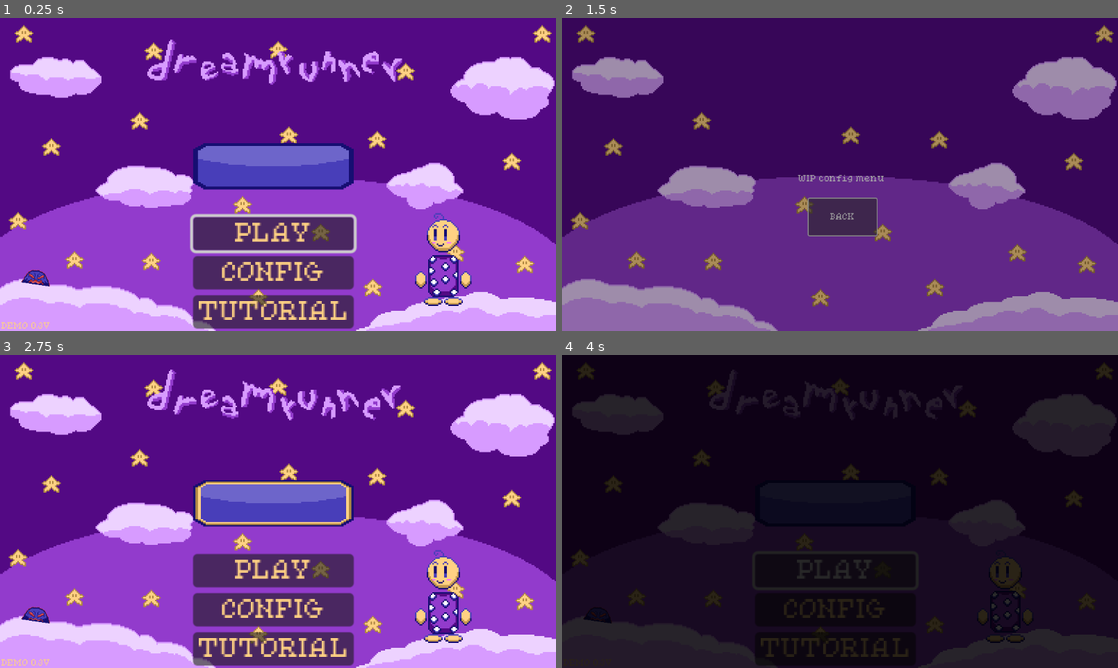
Above: before the commit, frames 1-4 (two rows, left to right).
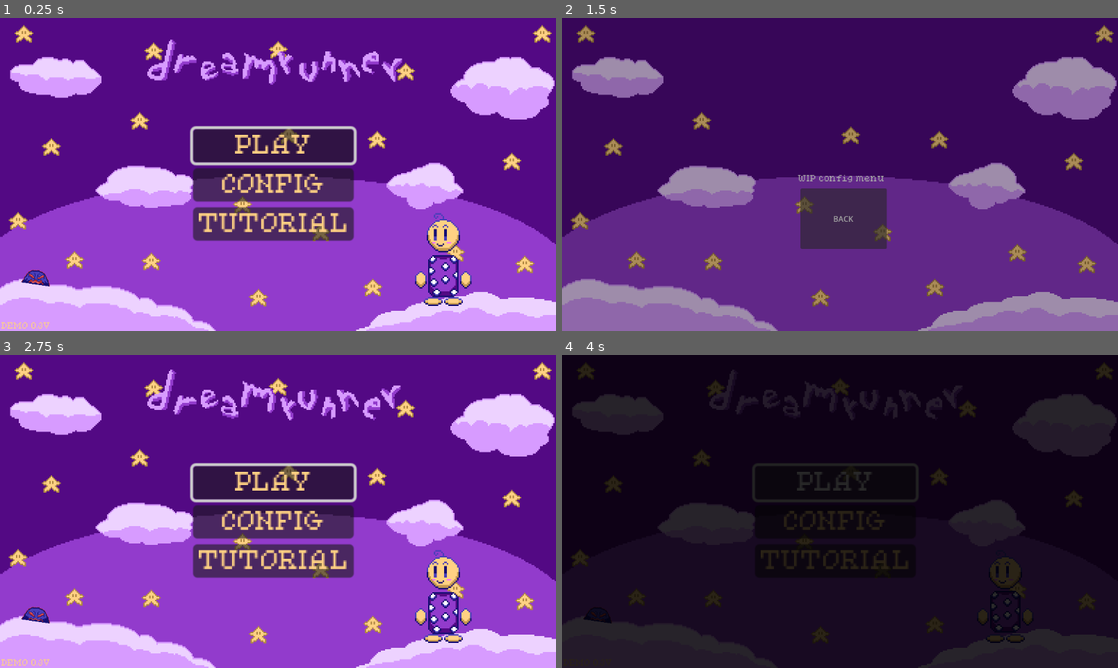
Above: after the commit, the same moments.

Repository: jacio-m/DreamRunner
Game: Godot game, scene res://HUD/main_menu.tscn
Two runs of this game, one before a commit and one after it. Both use one fixed random seed, a clock stepped at 60 frames per second and the inputs below.
Inputs (mouse positions are in pixels of both pictures, inside the frame that each line leads up to):
- Up to frame 1 (0.25 s): no input
- Up to frame 2 (1.5 s): click "CONFIG" at 0.5 s; click "BACK" at 1.25 s
- Up to frame 3 (2.75 s): click (272, 502) at 2.02 s
- Up to frame 4 (4 s): click (834, 502) at 2.77 s; click "PLAY" at 3.5 s

The runs differ from the first frame. In frame 1, 17% of the frame differs, in the area x 34-65%, y 34-100%; in frame 2, 1.7%; in frame 3, 16%; in frame 4, 1.3%.

Commit message:
Still Working on Giving Buttons Texture
Trying to make the button change texture when it's pressed

Diff:
--- a/HUD/config_screen.gd
+++ b/HUD/config_screen.gd
@@ -5,4 +5,5 @@
 	$BackButton.pressed.connect(main_menu)
 
 func main_menu():
+	$BackButton.release_focus()
 	FadeAnimation.fade_to_scene("res://HUD/main_menu.tscn")
--- a/HUD/config_screen.tscn
+++ b/HUD/config_screen.tscn
@@ -1,8 +1,20 @@
-[gd_scene load_steps=4 format=3 uid="uid://d4e0i1sppeo6u"]
+[gd_scene load_steps=10 format=3 uid="uid://d4e0i1sppeo6u"]
 
 [ext_resource type="Script" uid="uid://cgqn4b1fq1vhq" path="res://HUD/config_screen.gd" id="1_xc0qo"]
 [ext_resource type="Texture2D" uid="uid://c4dofmepmfprr" path="res://HUD/Sprites/main_menu1.png" id="2_8ian7"]
 [ext_resource type="FontFile" uid="uid://eiv0e5a5eppv" path="res://HUD/Fonts/PixelatedEleganceRegular-ovyAA.ttf" id="3_lul8w"]
+[ext_resource type="Texture2D" uid="uid://dr4fjb7r0dc2m" path="res://HUD/Sprites/button_idle.png" id="4_nvavp"]
+[ext_resource type="Texture2D" uid="uid://c83ieknepnjjf" path="res://HUD/Sprites/button_pressed.png" id="5_wiqho"]
+[ext_resource type="Texture2D" uid="uid://6wtaq3o10dqt" path="res://HUD/Sprites/button_focused.png" id="6_uqe8c"]
+
+[sub_resource type="StyleBoxTexture" id="StyleBoxTexture_nvavp"]
+texture = ExtResource("6_uqe8c")
+
+[sub_resource type="StyleBoxTexture" id="StyleBoxTexture_wiqho"]
+texture = ExtResource("5_wiqho")
+
+[sub_resource type="StyleBoxTexture" id="StyleBoxTexture_uqe8c"]
+texture = ExtResource("4_nvavp")
 
 [node name="Config" type="Node"]
 script = ExtResource("1_xc0qo")
@@ -21,9 +33,11 @@
 text = "WIP config menu"
 
 [node name="BackButton" type="Button" parent="."]
-offset_left = 511.0
-offset_top = 374.0
-offset_right = 652.0
-offset_bottom = 450.0
-theme_override_fonts/font = ExtResource("3_lul8w")
+offset_left = 494.0
+offset_top = 353.0
+offset_right = 673.0
+offset_bottom = 478.0
+theme_override_styles/focus = SubResource("StyleBoxTexture_nvavp")
+theme_override_styles/pressed = SubResource("StyleBoxTexture_wiqho")
+theme_override_styles/normal = SubResource("StyleBoxTexture_uqe8c")
 text = "BACK"
--- a/HUD/main_menu.tscn
+++ b/HUD/main_menu.tscn
@@ -12,10 +12,7 @@
 [ext_resource type="Texture2D" uid="uid://c7cwnnnifrnu5" path="res://Player/Idle Animation/child_idle4.png" id="5_qvokx"]
 [ext_resource type="Texture2D" uid="uid://b85m4btt0vx5h" path="res://HUD/Sprites/menu_title3.png" id="5_xudqj"]
 [ext_resource type="Script" uid="uid://bdq5iqqq4egxr" path="res://HUD/menu_buttons.gd" id="6_qs2e7"]
-[ext_resource type="Texture2D" uid="uid://dr4fjb7r0dc2m" path="res://HUD/Sprites/button_idle.png" id="7_gf600"]
 [ext_resource type="FontFile" uid="uid://eiv0e5a5eppv" path="res://HUD/Fonts/PixelatedEleganceRegular-ovyAA.ttf" id="7_xudqj"]
-[ext_resource type="Texture2D" uid="uid://c83ieknepnjjf" path="res://HUD/Sprites/button_pressed.png" id="8_tukxf"]
-[ext_resource type="Texture2D" uid="uid://6wtaq3o10dqt" path="res://HUD/Sprites/button_focused.png" id="9_rdytk"]
 [ext_resource type="AudioStream" uid="uid://xp7up1ii6a52" path="res://Sounds/shine-2-268904.mp3" id="14_c5h8u"]
 [ext_resource type="AudioStream" uid="uid://cgcxbnq8no005" path="res://Sounds/shine-4-268912.mp3" id="15_64i8y"]
 
@@ -104,14 +101,6 @@
 size_flags_vertical = 4
 script = ExtResource("6_qs2e7")
 
-[node name="PlayButton2" type="TextureButton" parent="MenuButtons"]
-layout_mode = 2
-action_mode = 0
-texture_normal = ExtResource("7_gf600")
-texture_pressed = ExtResource("8_tukxf")
-texture_focused = ExtResource("9_rdytk")
-stretch_mode = 0
-
 [node name="PlayButton" type="Button" parent="MenuButtons"]
 layout_mode = 2
 theme_override_colors/font_color = Color(1, 0.819608, 0.513726, 1)
Not shown: 1 places in HUD/main_menu.tscn that only renumber resources
